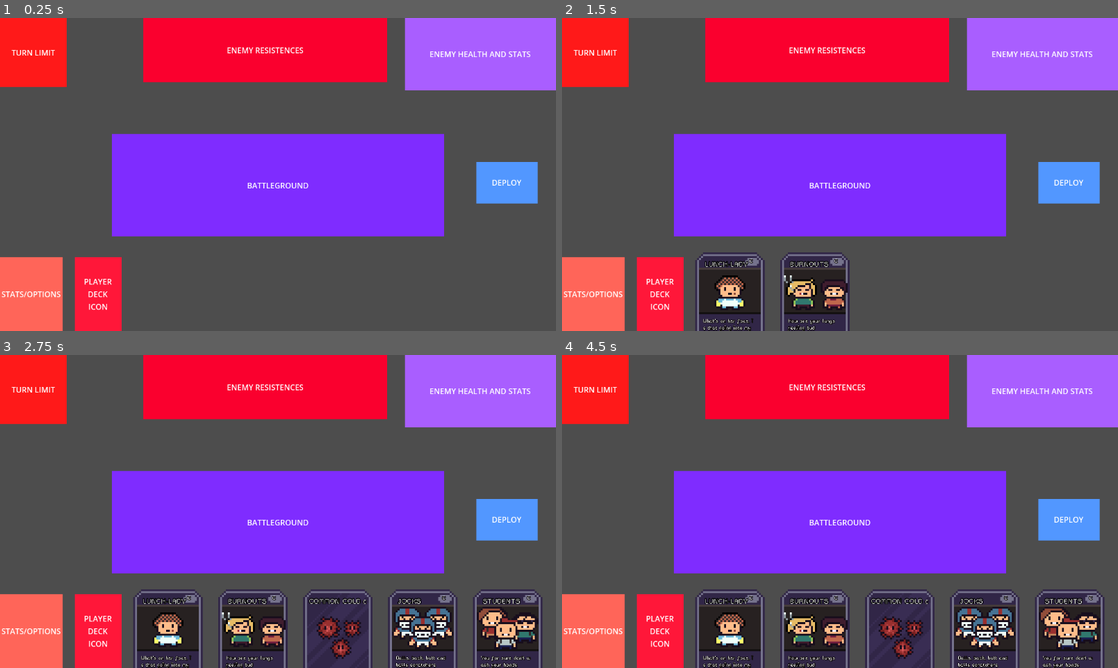
Above: before the commit, frames 1-4 (two rows, left to right).
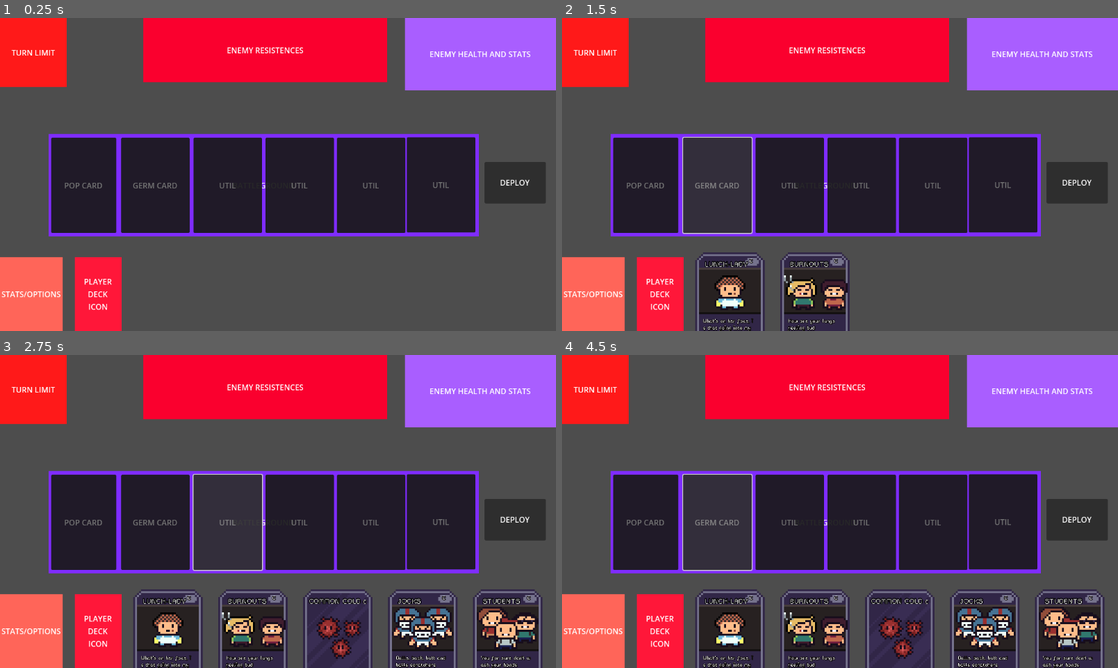
Above: after the commit, the same moments.

Repository: JPGFG/ld24
Game: Godot game, scene res://scenes/game-board/gameboard.tscn
Same seed, same stepped clock (60 frames per second), same inputs: the game is played once before the commit and once after it.
Inputs (mouse positions are in pixels of both pictures, inside the frame that each line leads up to):
- Up to frame 1 (0.25 s): no input
- Up to frame 2 (1.5 s): click (645, 183) at 0.52 s; click (717, 183) at 1.27 s
- Up to frame 3 (2.75 s): click (227, 520) at 2.02 s
- Up to frame 4 (4.5 s): click (1079, 520) at 2.75 s, where only the run after the commit has a clickable "DEPLOY"; click (645, 520) at 3.52 s; click (717, 520) at 4.27 s

The runs differ from the first frame. In frame 1, 25% of the frame differs, in the area x 8-99%, y 36-70%; in frame 2, 25%; in frame 3, 25%; in frame 4, 25%.

Commit message:
card moving

Diff:
--- a/scenes/game-board/gameboard.tscn
+++ b/scenes/game-board/gameboard.tscn
@@ -93,9 +93,9 @@
 [node name="battleground" type="ColorRect" parent="."]
 layout_mode = 1
 anchors_preset = -1
-anchor_left = 0.201389
+anchor_left = 0.0876736
 anchor_top = 0.37037
-anchor_right = 0.798611
+anchor_right = 0.861111
 anchor_bottom = 0.697531
 grow_horizontal = 2
 grow_vertical = 2
@@ -117,6 +117,160 @@
 grow_vertical = 2
 text = "BATTLEGROUND"
 horizontal_alignment = 1
+
+[node name="PopCardSlot" type="MarginContainer" parent="battleground"]
+layout_mode = 0
+offset_left = 1.0
+offset_top = 4.00002
+offset_right = 144.0
+offset_bottom = 210.0
+theme_override_constants/margin_left = 4
+theme_override_constants/margin_top = 4
+theme_override_constants/margin_right = 4
+theme_override_constants/margin_bottom = 4
+
+[node name="PanelContainer" type="PanelContainer" parent="battleground/PopCardSlot"]
+layout_mode = 2
+
+[node name="Panel" type="Panel" parent="battleground/PopCardSlot/PanelContainer"]
+layout_mode = 2
+
+[node name="Label" type="Label" parent="battleground/PopCardSlot"]
+layout_mode = 2
+text = "POP CARD"
+horizontal_alignment = 1
+
+[node name="PopCardButton" type="Button" parent="battleground/PopCardSlot"]
+layout_mode = 2
+
+[node name="GermCardSlot" type="MarginContainer" parent="battleground"]
+layout_mode = 0
+offset_left = 146.0
+offset_top = 4.00002
+offset_right = 296.0
+offset_bottom = 210.0
+theme_override_constants/margin_left = 4
+theme_override_constants/margin_top = 4
+theme_override_constants/margin_right = 4
+theme_override_constants/margin_bottom = 4
+
+[node name="PanelContainer" type="PanelContainer" parent="battleground/GermCardSlot"]
+layout_mode = 2
+
+[node name="Panel" type="Panel" parent="battleground/GermCardSlot/PanelContainer"]
+layout_mode = 2
+
+[node name="Label" type="Label" parent="battleground/GermCardSlot"]
+layout_mode = 2
+text = "GERM CARD"
+horizontal_alignment = 1
+
+[node name="GermCardButton" type="Button" parent="battleground/GermCardSlot"]
+layout_mode = 2
+
+[node name="UtilSlot" type="MarginContainer" parent="battleground"]
+layout_mode = 0
+offset_left = 296.0
+offset_top = 4.00003
+offset_right = 446.0
+offset_bottom = 210.0
+theme_override_constants/margin_left = 4
+theme_override_constants/margin_top = 4
+theme_override_constants/margin_right = 4
+theme_override_constants/margin_bottom = 4
+
+[node name="PanelContainer" type="PanelContainer" parent="battleground/UtilSlot"]
+layout_mode = 2
+
+[node name="Panel" type="Panel" parent="battleground/UtilSlot/PanelContainer"]
+layout_mode = 2
+
+[node name="Label" type="Label" parent="battleground/UtilSlot"]
+layout_mode = 2
+text = "UTIL
+"
+horizontal_alignment = 1
+
+[node name="Button" type="Button" parent="battleground/UtilSlot"]
+layout_mode = 2
+
+[node name="UtilSlot2" type="MarginContainer" parent="battleground"]
+layout_mode = 0
+offset_left = 445.0
+offset_top = 4.00003
+offset_right = 595.0
+offset_bottom = 210.0
+theme_override_constants/margin_left = 4
+theme_override_constants/margin_top = 4
+theme_override_constants/margin_right = 4
+theme_override_constants/margin_bottom = 4
+
+[node name="PanelContainer" type="PanelContainer" parent="battleground/UtilSlot2"]
+layout_mode = 2
+
+[node name="Panel" type="Panel" parent="battleground/UtilSlot2/PanelContainer"]
+layout_mode = 2
+
+[node name="Label" type="Label" parent="battleground/UtilSlot2"]
+layout_mode = 2
+text = "UTIL
+"
+horizontal_alignment = 1
+
+[node name="Button" type="Button" parent="battleground/UtilSlot2"]
+layout_mode = 2
+
+[node name="UtilSlot3" type="MarginContainer" parent="battleground"]
+layout_mode = 0
+offset_left = 593.0
+offset_top = 4.00003
+offset_right = 743.0
+offset_bottom = 210.0
+theme_override_constants/margin_left = 4
+theme_override_constants/margin_top = 4
+theme_override_constants/margin_right = 4
+theme_override_constants/margin_bottom = 4
+
+[node name="PanelContainer" type="PanelContainer" parent="battleground/UtilSlot3"]
+layout_mode = 2
+
+[node name="Panel" type="Panel" parent="battleground/UtilSlot3/PanelContainer"]
+layout_mode = 2
+
+[node name="Label" type="Label" parent="battleground/UtilSlot3"]
+layout_mode = 2
+text = "UTIL
+"
+horizontal_alignment = 1
+
+[node name="Button" type="Button" parent="battleground/UtilSlot3"]
+layout_mode = 2
+
+[node name="UtilSlot4" type="MarginContainer" parent="battleground"]
+layout_mode = 0
+offset_left = 738.0
+offset_top = 3.00002
+offset_right = 888.0
+offset_bottom = 209.0
+theme_override_constants/margin_left = 4
+theme_override_constants/margin_top = 4
+theme_override_constants/margin_right = 4
+theme_override_constants/margin_bottom = 4
+
+[node name="PanelContainer" type="PanelContainer" parent="battleground/UtilSlot4"]
+layout_mode = 2
+
+[node name="Panel" type="Panel" parent="battleground/UtilSlot4/PanelContainer"]
+layout_mode = 2
+
+[node name="Label" type="Label" parent="battleground/UtilSlot4"]
+layout_mode = 2
+text = "UTIL
+"
+horizontal_alignment = 1
+
+[node name="Button" type="Button" parent="battleground/UtilSlot4"]
+layout_mode = 2
 
 [node name="enemystats" type="ColorRect" parent="."]
 layout_mode = 1
@@ -192,17 +346,16 @@
 grow_vertical = 2
 text = "TURN LIMIT"
 
-[node name="deploybutton" type="ColorRect" parent="."]
-layout_mode = 1
-anchors_preset = -1
-anchor_left = 0.856771
+[node name="deploybutton" type="Button" parent="."]
+layout_mode = 1
+anchors_preset = -1
+anchor_left = 0.871528
 anchor_top = 0.459877
-anchor_right = 0.967014
+anchor_right = 0.981771
 anchor_bottom = 0.592593
 offset_left = 2.28882e-05
 grow_horizontal = 0
 grow_vertical = 2
-color = Color(0.32, 0.592, 1, 1)
 metadata/_edit_use_anchors_ = true
 
 [node name="Label" type="Label" parent="deploybutton"]
@@ -221,10 +374,11 @@
 text = "DEPLOY"
 horizontal_alignment = 1
 
-[node name="GameController" type="Node" parent="." node_paths=PackedStringArray("hand", "deck")]
+[node name="GameController" type="Node" parent="." node_paths=PackedStringArray("hand", "deck", "util_buttons")]
 script = ExtResource("1_a3i36")
 hand = NodePath("../Hand")
 deck = NodePath("../Deck")
+util_buttons = [NodePath("../battleground/UtilSlot/Button"), NodePath("../battleground/UtilSlot2/Button"), NodePath("../battleground/UtilSlot3/Button"), NodePath("../battleground/UtilSlot4/Button")]
 
 [node name="UIController" type="Node" parent="."]
 script = ExtResource("2_dp5jn")
@@ -239,3 +393,6 @@
 
 [node name="GameStateBase" type="Node" parent="GameStateMachine"]
 script = ExtResource("2_dwdl8")
+
+[connection signal="pressed" from="battleground/PopCardSlot/PopCardButton" to="GameController" method="_on_pop_card_button_pressed"]
+[connection signal="pressed" from="battleground/GermCardSlot/GermCardButton" to="GameController" method="_on_germ_card_button_pressed"]
--- a/scripts/cards/card.gd
+++ b/scripts/cards/card.gd
@@ -1,5 +1,11 @@
 extends Node
 class_name Base_Card
+
+
+const pop_scene = preload("res://scenes/cards/pop_card.tscn")
+const germ_scene = preload("res://scenes/cards/germ_card.tscn")
+
+
 
 @export var card_resource: CardResource
 var sprite_2d: TextureRect
@@ -8,6 +14,12 @@
 var sprite_start_scale_y: float
 var hover_scale_factor: float = 1.3
 var hover_scale_time: float = 0.3
+
+@onready var game_controller: GameController = get_node("/root/Gameboard/GameController")
+@onready var parent_control = get_parent()
+var mouse_inside = false
+
+
 
 # Called when the node enters the scene tree for the first time.
 func _ready():
@@ -21,12 +33,12 @@
 
 func _on_mouse_entered():
 	var scale_tween = get_tree().create_tween()
-
+	mouse_inside = true
 	sprite_2d.z_index = 1
 
 	(
 		scale_tween
-		. tween_property(
+		.tween_property(
 			sprite_2d,
 			"scale",
 			Vector2(
@@ -34,24 +46,28 @@
 			),
 			hover_scale_time
 		)
-		. set_trans(Tween.TRANS_LINEAR)
+		.set_trans(Tween.TRANS_LINEAR)
 	)
 
+func _input(event):
+	if ((event is InputEventMouseButton) and event.button_index == 1 and event.pressed == true):
+		if (mouse_inside):
+			game_controller.set_selected_card(self)
 
 func _on_mouse_exited():
 	var scale_tween = get_tree().create_tween()
-
+	mouse_inside = false
 	sprite_2d.z_index = 0
 
 	(
 		scale_tween
-		. tween_property(
+		.tween_property(
 			sprite_2d,
 			"scale",
 			Vector2(sprite_start_scale_x, sprite_start_scale_y),
 			hover_scale_time
 		)
-		. set_trans(Tween.TRANS_LINEAR)
+		.set_trans(Tween.TRANS_LINEAR)
 	)
 
 static func new_card(p_card_resource: CardResource) -> Base_Card:
--- a/scripts/controllers/game-controller.gd
+++ b/scripts/controllers/game-controller.gd
@@ -15,7 +15,18 @@
 var turns : int
 var school_life : int
 
+var selected_card:Base_Card = null
+
+@onready var pop_slot: MarginContainer = get_node("/root/Gameboard/battleground/PopCardSlot")
+@onready var pop_button: Button = get_node("/root/Gameboard/battleground/PopCardSlot/PopCardButton")
+@onready var germ_slot: MarginContainer =  get_node("/root/Gameboard/battleground/GermCardSlot")
+@onready var germ_button: Button = get_node("/root/Gameboard/battleground/GermCardSlot/GermCardButton")
+@export var util_buttons : Array[Button]
+
 func _ready():
+	for button in util_buttons:
+		button.pressed.connect(self._on_util_button_pressed.bind(button))
+
 	await get_tree().create_timer(1.0).timeout
 	draw_cards()
 
@@ -32,3 +43,43 @@
 		else:
 			print("your deck is empty")
 			return
+
+
+func set_selected_card(card:Base_Card):
+
+	if(card.get_parent() is MarginContainer):
+		card.reparent(card.parent_control, false)
+		selected_card = null
+		return
+
+	if(selected_card == card):
+		card.reparent(card.parent_control, false)
+		selected_card = null
+	else:
+		selected_card = card
+
+func _on_pop_card_button_pressed():
+	if(selected_card):
+		if(selected_card.card_resource.card_type != CardResource.CardType.POPULATION):
+			print("error: Not a Population Card type")
+			return
+		selected_card.reparent(pop_slot, false)
+		selected_card = null
+
+
+func _on_germ_card_button_pressed():
+	if(selected_card):
+		if(selected_card.card_resource.card_type != CardResource.CardType.DISEASE):
+			print("error: Not a Disease Card type")
+			return
+		selected_card.reparent(germ_slot, false)
+		selected_card = null
+
+
+func _on_util_button_pressed(button):
+	if(selected_card):
+		if(selected_card.card_resource.card_type != CardResource.CardType.ADDER):
+			print("error: Not a Utility Card type")
+			return
+		selected_card.reparent(button.get_parent(), false)
+		selected_card = null
--- a/scripts/deck.gd
+++ b/scripts/deck.gd
@@ -5,16 +5,16 @@
 @export var deck_resource: DeckResource
 
 func _ready():
-    for card in deck_resource.cards:
-        cards.append(card)
+	for card in deck_resource.cards:
+		cards.append(card)
 
 func shuffle():
-    randomize()
-    cards.shuffle()
+	randomize()
+	cards.shuffle()
 
 func draw_card():
-    if cards.size() > 0:
-        var card = cards.pop_front()
-        return card
-    else:
-        return null
+	if cards.size() > 0:
+		var card = cards.pop_front()
+		return card
+	else:
+		return null
--- a/scripts/helper.gd
+++ b/scripts/helper.gd
@@ -4,25 +4,25 @@
 ## Returns an array of full file paths to all resources in the directory at the specified path.
 ## These file paths can be used to load the resources with load().
 static func get_all_resource_paths(directory_path: String, include_subdirectories := true) -> Array[String]:
-    if directory_path == "":
-        return []
-    var directory = DirAccess.open(directory_path)
-    if directory == null:
-        if not Engine.is_editor_hint():
-            push_error("CRITICAL: The directory %s does not exist. Returning an empty array." % directory_path)
-        return []
-    var file_path_list: Array[String] = []
-    for file in directory.get_files():
-        if file.ends_with(".remap"):
-            file = file.trim_suffix(".remap")
-        elif file.ends_with(".import"):
-            file = file.trim_suffix(".import")
-        var full_name = directory_path + "/" + file
-        if ResourceLoader.exists(full_name):
-            file_path_list.append(full_name)
-    if include_subdirectories:
-        for subdirectory_name in directory.get_directories():
-            var subdirectory_path = directory_path + "/" + subdirectory_name
-            var subdirectory_file_path_list = get_all_resource_paths(subdirectory_path)
-            file_path_list.append_array(subdirectory_file_path_list)
-    return file_path_list
+	if directory_path == "":
+		return []
+	var directory = DirAccess.open(directory_path)
+	if directory == null:
+		if not Engine.is_editor_hint():
+			push_error("CRITICAL: The directory %s does not exist. Returning an empty array." % directory_path)
+		return []
+	var file_path_list: Array[String] = []
+	for file in directory.get_files():
+		if file.ends_with(".remap"):
+			file = file.trim_suffix(".remap")
+		elif file.ends_with(".import"):
+			file = file.trim_suffix(".import")
+		var full_name = directory_path + "/" + file
+		if ResourceLoader.exists(full_name):
+			file_path_list.append(full_name)
+	if include_subdirectories:
+		for subdirectory_name in directory.get_directories():
+			var subdirectory_path = directory_path + "/" + subdirectory_name
+			var subdirectory_file_path_list = get_all_resource_paths(subdirectory_path)
+			file_path_list.append_array(subdirectory_file_path_list)
+	return file_path_list
